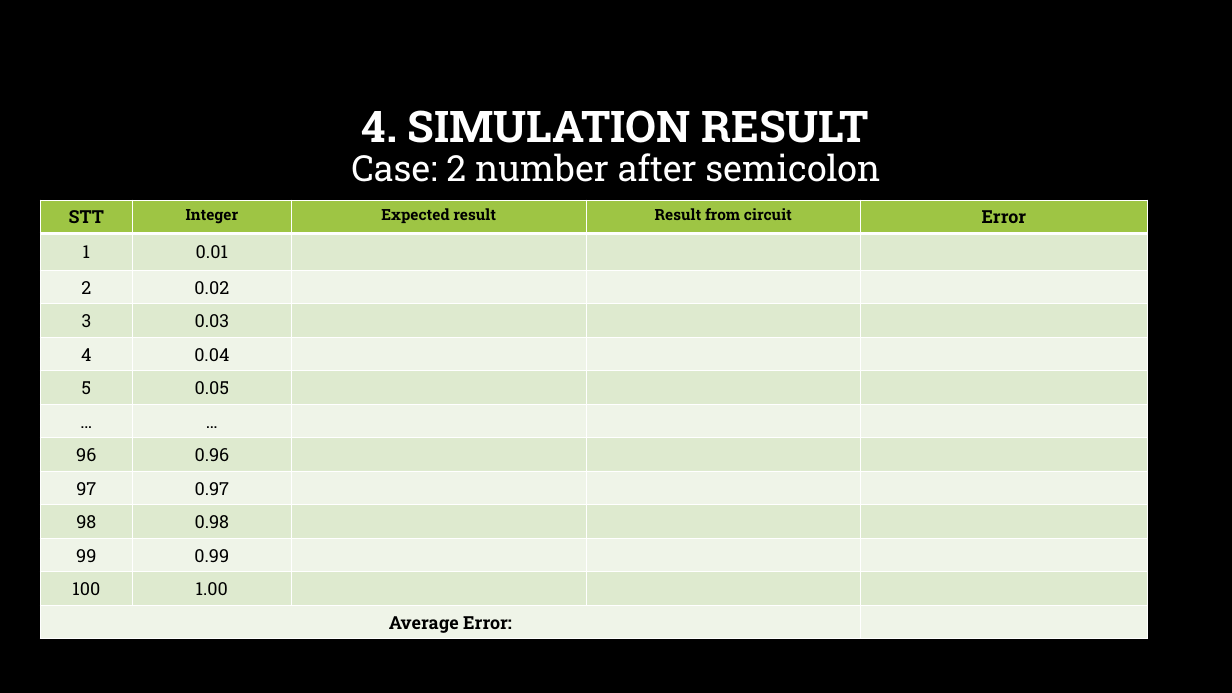
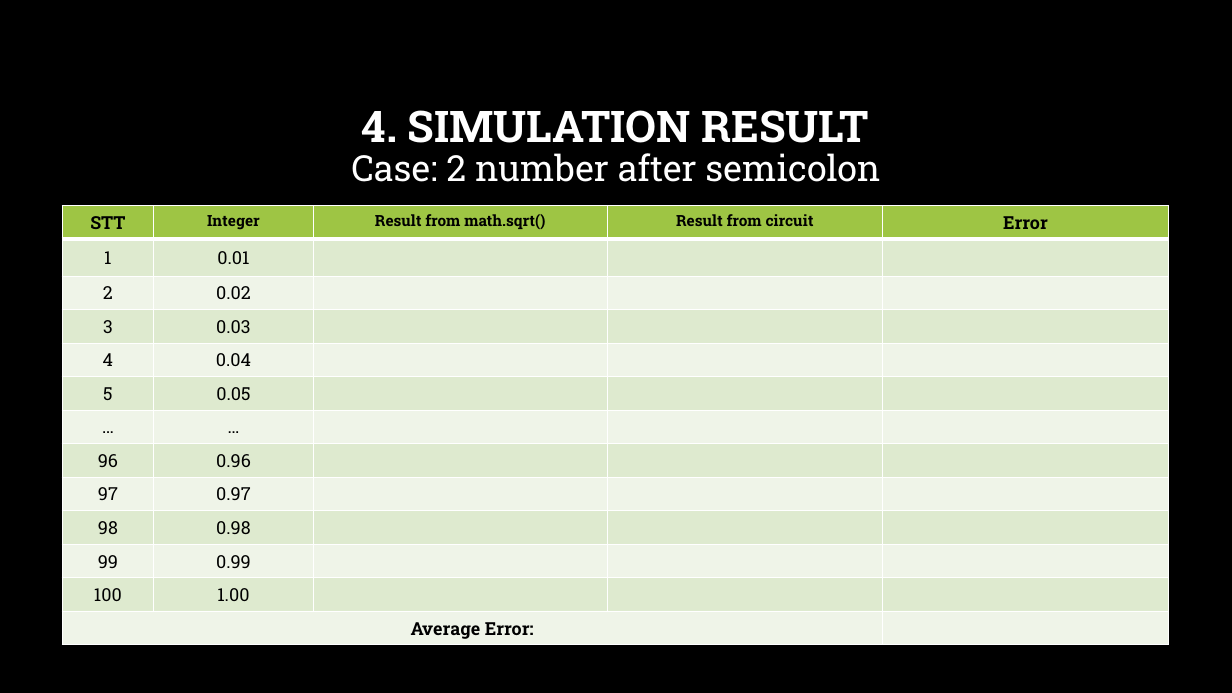
Before and after one commit to hohaicongthuan/Share-To-Other, a slide deck: slide 14 of Group Project/FloatingPointSquareRoot/Floating Point Squareroot.pptx. Drawn at 1232x693 pixels with LibreOffice and Linux fonts; fonts in the diff are those of the drawing; background and template pictures are left out. Boxes give left, top, right and bottom in pixels: in the first picture for what was removed or moved away, otherwise in the second. Text is boxed around its words. In the diff, an @@ line names an element or a change of style, - is before the commit and + after.

```diff
--- a/Group Project/FloatingPointSquareRoot/Floating Point Squareroot.pptx
+++ b/Group Project/FloatingPointSquareRoot/Floating Point Squareroot.pptx
@@ table at (62, 206, 1168, 643) @@
-row 1, column 3: Expected result
+row 1, column 3: Result from math.sqrt()
@@ table: place and size @@
-table at (41, 201, 1147, 637)
+table at (62, 206, 1168, 643)
```
Also in this commit, not shown: 4 other slides changed, 2 slides added.
